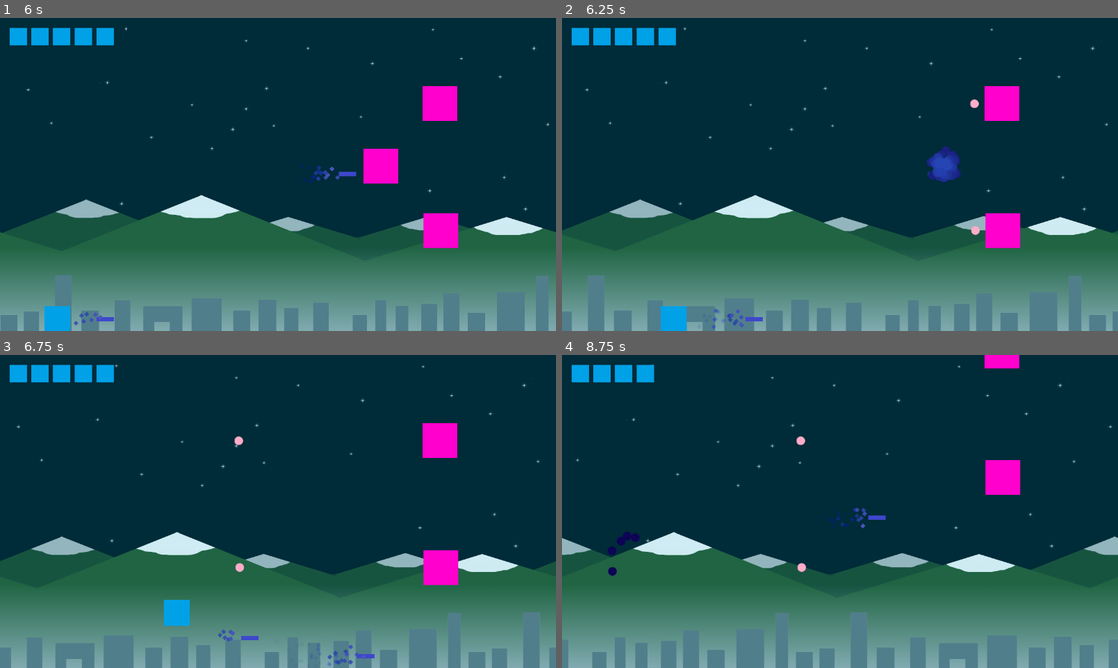
Above: before the commit, frames 1-4 (two rows, left to right).
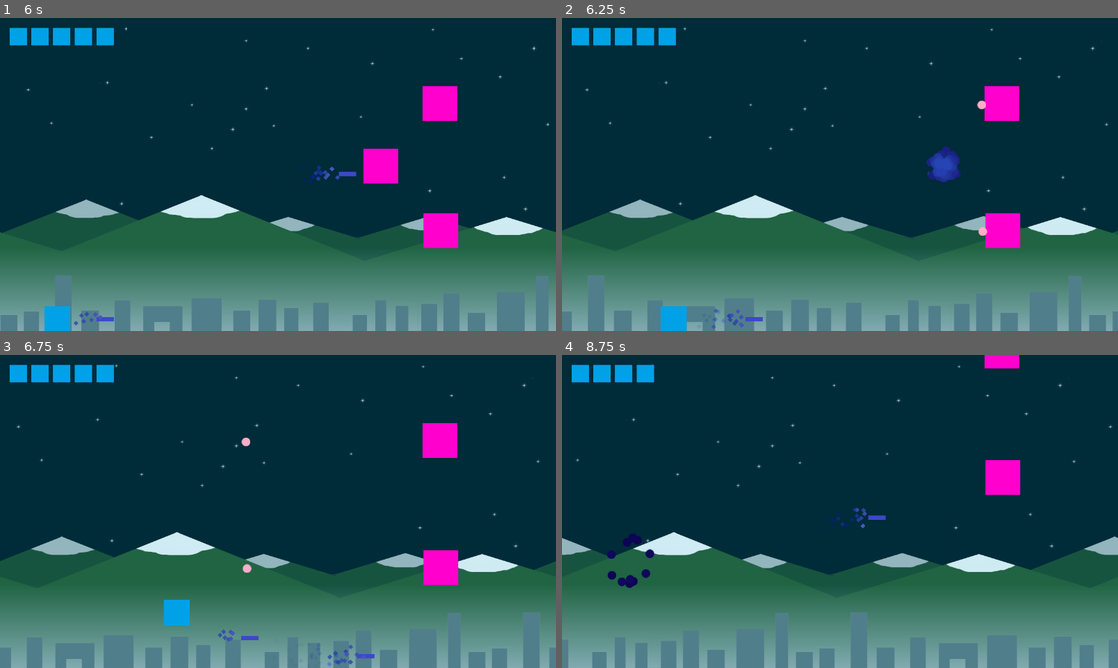
Above: after the commit, the same moments.

Repository: Gaetz/gd-Schmup
Game: Godot game, scene res://Main.tscn
The game is run twice, just before and just after one commit, with the same random seed, the same clock (stepped at 60 frames per second) and the same inputs.
Inputs:
- Up to frame 1 (6 s): hold Right (ui_right) 0.53-1.28 s; tap Space (fire) every 0.75 s from 0.6 to 5.85 s; hold Down (ui_down) 1.28-2.03 s; hold Right (ui_right) 2.03-2.78 s; hold Up (ui_up) 2.78-3.53 s; hold Left (ui_left) 3.53-5.03 s; hold Down (ui_down) 5.03-5.78 s; hold Right (ui_right) from 5.78 s (still down)
- Up to frame 2 (6.25 s): keep holding Right (ui_right)
- Up to frame 3 (6.75 s): release Right (ui_right) at 6.53 s; hold Up (ui_up) from 6.53 s (still down); tap Space (fire) at 6.6 s
- Up to frame 4 (8.75 s): release Up (ui_up) at 7.28 s; hold Right (ui_right) 7.28-8.03 s; tap Space (fire) at 7.35, 8.1 s; hold Down (ui_down) from 8.03 s (still down)

Frame 1 is identical in both runs. In frame 2, 0.1% of the frame differs, in the area x 73-77%, y 26-70%; in frame 3, 0.1%; in frame 4, 0.4%, in the area x 8-44%, y 26-75%.

Commit message:
Bullet generators

Diff:
--- a/Main.tscn
+++ b/Main.tscn
@@ -5,7 +5,7 @@
 [ext_resource path="res://objects/Background.tscn" type="PackedScene" id=3]
 [ext_resource path="res://objects/UI.tscn" type="PackedScene" id=4]
 
-[node name="Main" type="Node2D" index="0"]
+[node name="Main" type="Node2D"]
 
 position = Vector2( 1.87891, 2.75482 )
 script = ExtResource( 1 )
--- a/objects/Bullet.tscn
+++ b/objects/Bullet.tscn
@@ -60,7 +60,7 @@
 anim_loop = false
 _sections_unfolded = [ "Color", "Initial Velocity" ]
 
-[node name="Area2D" type="Area2D" index="0"]
+[node name="Bullet" type="Area2D" index="0"]
 
 input_pickable = true
 gravity_vec = Vector2( 0, 1 )
--- /dev/null
+++ b/objects/BulletGenerator.gd
@@ -0,0 +1,24 @@
+extends Position2D
+var bullet = preload("res://objects/Bullet.tscn")
+
+export (float) var bullet_cooldown
+var bullet_counter
+
+func _ready():
+	add_to_group("generator")
+	bullet_counter = 0.0
+	if bullet_cooldown == 0:
+		set_process(false)
+
+func _process(delta):
+	bullet_counter += delta
+	if bullet_counter > bullet_cooldown:
+		shoot()
+		bullet_counter -= bullet_cooldown
+
+func shoot():
+	var b = bullet.instance()
+	b.enemy_bullet = true
+	b.position = global_position
+	b.damage = 1
+	get_node("/root/Main").add_child(b)
--- /dev/null
+++ b/objects/BulletGenerator.tscn
@@ -0,0 +1,9 @@
+[gd_scene load_steps=2 format=2]
+
+[ext_resource path="res://objects/BulletGenerator.gd" type="Script" id=1]
+
+[node name="BulletGenerator" type="Position2D" index="0"]
+
+script = ExtResource( 1 )
+_sections_unfolded = [ "Transform" ]
+bullet_cooldown = null
--- a/objects/Enemy.tscn
+++ b/objects/Enemy.tscn
@@ -1,7 +1,8 @@
-[gd_scene load_steps=4 format=2]
+[gd_scene load_steps=5 format=2]
 
 [ext_resource path="res://scripts/Enemy.gd" type="Script" id=1]
 [ext_resource path="res://sprites/enemy.png" type="Texture" id=2]
+[ext_resource path="res://objects/BulletGenerator.tscn" type="PackedScene" id=3]
 
 [sub_resource type="RectangleShape2D" id=1]
 
@@ -28,7 +29,6 @@
 entry_order = 0
 transition_speed = 400.0
 main_speed = Vector2( 0, 0 )
-bullet_cooldown = 0
 
 [node name="Sprite" type="Sprite" parent="." index="0"]
 
@@ -39,4 +39,9 @@
 
 shape = SubResource( 1 )
 
+[node name="BulletGenerator" parent="." index="2" instance=ExtResource( 3 )]
+
+position = Vector2( -49.9769, -0.122923 )
+bullet_cooldown = 1.0
+
 [connection signal="area_entered" from="." to="." method="_on_Enemy_area_entered"]
--- a/scripts/Bullet.gd
+++ b/scripts/Bullet.gd
@@ -5,6 +5,7 @@
 export (bool) var special_bullet = false
 export (bool) var enemy_bullet = false
 
+var angle = 0
 var direction = Vector2()
 var velocity = Vector2()
 var screen_size
@@ -12,13 +13,18 @@
 
 func _ready():
 	screen_size = get_viewport_rect().size
-	velocity = direction.normalized() * speed
 	if enemy_bullet:
 		$Sprite.texture = enemy_sprite
+		angle = 180
 		set_collision_layer_bit(0, false)
 		set_collision_layer_bit(2, true)
 		$Particles2D.emitting = false
 		$Sprite.scale = Vector2(1, 1)
+	direction = get_dir(angle)
+	velocity = direction.normalized() * speed
+
+func get_dir(degree_angle):
+	return Vector2(cos(deg2rad(degree_angle)), sin(deg2rad(degree_angle)))
 
 func _process(delta):
 	position = position + velocity * delta
--- a/scripts/Enemy.gd
+++ b/scripts/Enemy.gd
@@ -1,7 +1,7 @@
 extends Area2D
-var bullet = preload("res://objects/Bullet.tscn")
+
+var destruction_particle = preload("res://objects/DestructionParticule.tscn")
 var damage_particle = preload("res://objects/DamageParticule.tscn")
-var destruction_particle = preload("res://objects/DestructionParticule.tscn")
 
 enum Entry { NONE, RIGHT, UP, DOWN, LEFT }
 enum Exit { NONE, RIGHT, UP, DOWN, LEFT }
@@ -14,12 +14,10 @@
 export (int) var entry_order = 0
 export (float) var transition_speed = float(400)
 export (Vector2) var main_speed = Vector2()
-export (float) var bullet_cooldown = 0
 
-var time_counter
 var phase
 var target_position
-var bullet_counter
+var time_counter
 
 var SECURITY_OFFSET = 200
 
@@ -27,7 +25,7 @@
 	set_entry_position()
 	time_counter = 0.0
 	phase = Phase.ENTRY
-	bullet_counter = 0.0
+	set_generators_active(false)
 
 func set_entry_position():
 	var screen_size = get_viewport().size
@@ -60,13 +58,20 @@
 		process_entry(delta)
 	elif phase == Phase.MAIN:
 		process_main(delta)
-		if bullet_cooldown > 0:
-			process_shoot(delta)
 	elif phase == Phase.EXIT:
 		process_exit(delta)
 
 func change_phase(new_phase):
 	phase = new_phase
+	if new_phase == Phase.MAIN:
+		set_generators_active(true)
+	if new_phase == Phase.EXIT:
+		set_generators_active(false)
+
+func set_generators_active(b):
+	for child in get_children():
+		if "generator" in child.get_groups():
+			child.set_process(b)
 
 func process_entry(delta):
 	if entry == Entry.RIGHT:
@@ -128,22 +133,16 @@
 		position.y > -SECURITY_OFFSET and position.y < 720 + SECURITY_OFFSET
 	)
 
-# Bullet and damages
-
-func process_shoot(delta):
-	bullet_counter += delta
-	if bullet_counter > bullet_cooldown:
-		shoot()
-		bullet_counter -= bullet_cooldown
-
-func shoot():
-	var b = bullet.instance()
-	var sprite_size = $Sprite.texture.get_size()
-	b.enemy_bullet = true
-	b.position = position + Vector2(-sprite_size.x / 2 - 25, 0)
-	b.direction = Vector2(-1, 0)
-	b.damage = 1
-	get_node("/root/Main").add_child(b)
+# Collisions
+func _on_Enemy_area_entered(area):
+	if area in get_tree().get_nodes_in_group("player bullet"):
+		var particle = damage_particle.instance()
+		var rx = randi()%11+1 - 6
+		var ry = randi()%11+1 - 6
+		particle.position = area.position + Vector2(rx+20, ry)
+		particle.emitting = true
+		get_node("/root/Main").add_child(particle)
+		damage(area)
 
 func damage(b):
 	lives -= b.damage()
@@ -153,13 +152,3 @@
 		particle.emitting = true
 		get_node("/root/Main").add_child(particle)
 		queue_free()
-
-func _on_Enemy_area_entered(area):
-	if area in get_tree().get_nodes_in_group("player bullet"):
-		var particle = damage_particle.instance()
-		var rx = randi()%11+1 - 6
-		var ry = randi()%11+1 - 6
-		particle.position = area.position + Vector2(rx+20, ry)
-		particle.emitting = true
-		get_node("/root/Main").add_child(particle)
-		damage(area)
--- a/waves/Wave0.tscn
+++ b/waves/Wave0.tscn
@@ -3,7 +3,7 @@
 [ext_resource path="res://waves/Wave.tscn" type="PackedScene" id=1]
 [ext_resource path="res://objects/Enemy.tscn" type="PackedScene" id=2]
 
-[node name="Wave" index="0" instance=ExtResource( 1 )]
+[node name="Wave" instance=ExtResource( 1 )]
 
 [node name="Enemy" parent="." index="0" instance=ExtResource( 2 )]
 
@@ -12,7 +12,6 @@
 time_on_screen = 3.0
 entry = 1
 exit = 2
-bullet_cooldown = 1.0
 
 [node name="Enemy2" parent="." index="1" instance=ExtResource( 2 )]
 
@@ -21,7 +20,6 @@
 time_on_screen = 3.0
 entry = 1
 exit = 3
-bullet_cooldown = 1.0
 
 [node name="Enemy3" parent="." index="2" instance=ExtResource( 2 )]
 
@@ -31,4 +29,3 @@
 time_on_screen = 3.0
 entry = 1
 exit = 2
-bullet_cooldown = 1.0
Not shown: 2 places in objects/Bullet.tscn that only renumber resources
